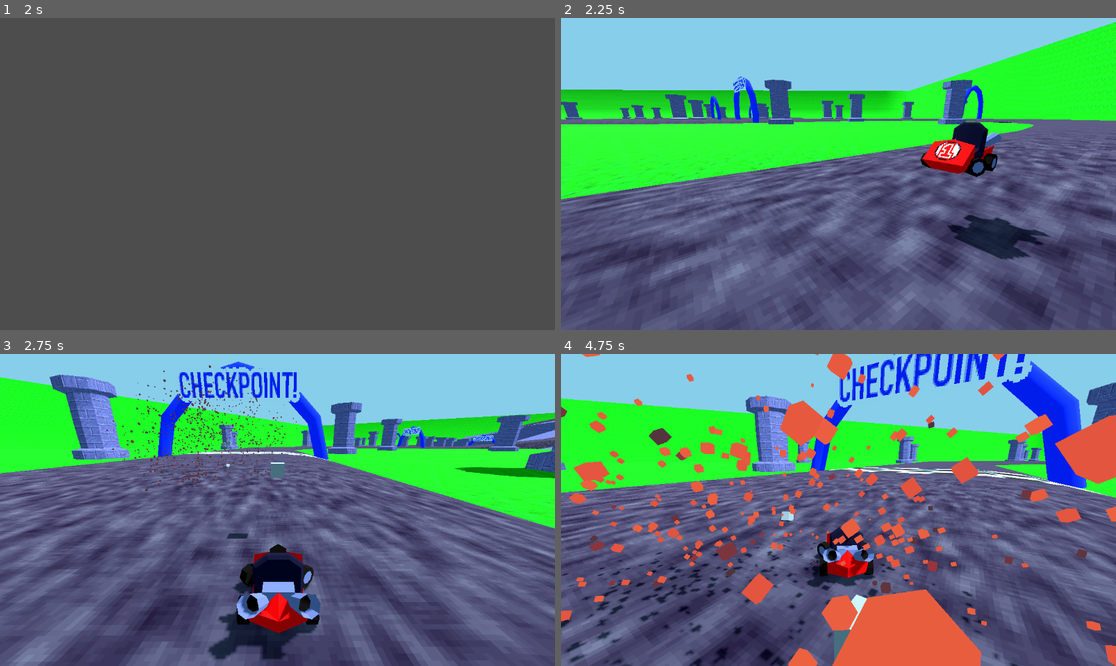
Above: before the commit, frames 1-4 (two rows, left to right).
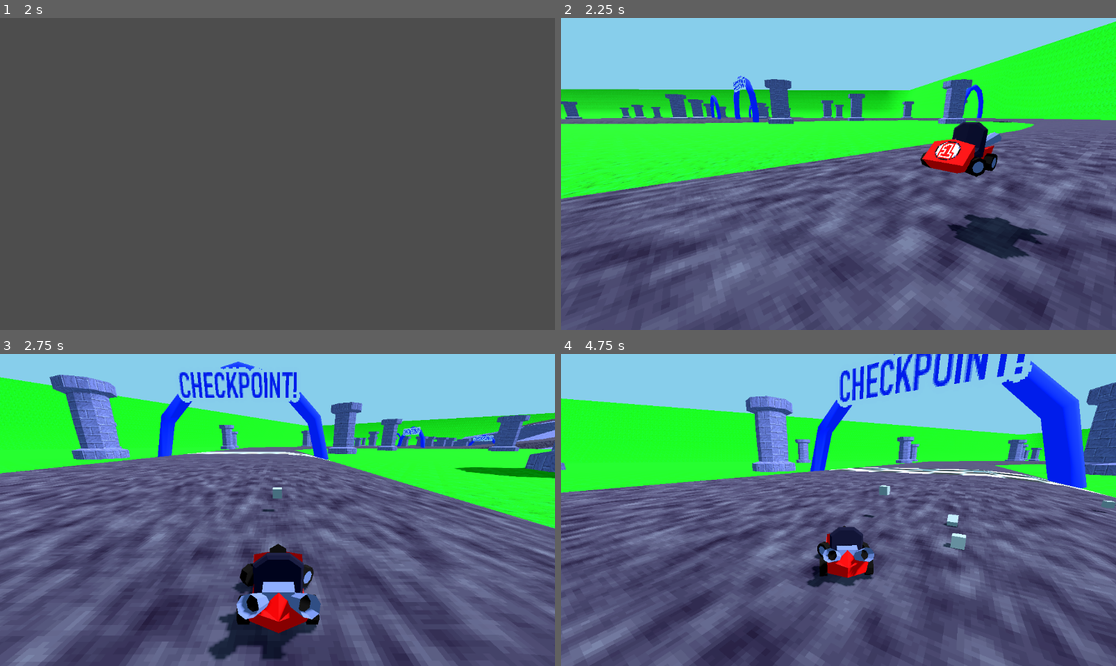
Above: after the commit, the same moments.

Repository: StubblyCamera52/yargkart
Game: Godot game, scene res://test.tscn
The game is run twice, just before and just after one commit, with the same random seed, the same clock (stepped at 60 frames per second) and the same inputs.
Inputs:
- Up to frame 1 (2 s): tap Enter at 0.5 s; hold D (Steer_Right) 0.53-1.28 s; tap K (Action) at 0.6, 1.35 s; tap Space at 1.25 s; hold S (Brake) from 1.28 s (still down)
- Up to frame 2 (2.25 s): tap Enter at 2 s; release S (Brake) at 2.03 s; hold D (Steer_Right) from 2.03 s (still down); tap O (Join) at 2.1 s
- Up to frame 3 (2.75 s): keep holding D (Steer_Right); tap K (Action) at 2.3 s
- Up to frame 4 (4.75 s): release D (Steer_Right) at 2.78 s; hold W (Accelerate) 2.78-3.53 s; tap F (Parry) at 2.85 s; tap K (Action) at 3.05, 3.6, 4.35 s; hold A (Steer_Left) from 3.53 s (still down)

Frame 1 is identical in both runs. In frame 2, 2.0% of the frame differs, in the area x 0-100%, y 1-98%; in frame 3, 1.3%; in frame 4, 17%, in the area x 0-100%, y 0-100%.

Commit message:
fix cube

Diff:
--- a/car.gd
+++ b/car.gd
@@ -115,7 +115,7 @@
 
 	#items
 	if input.is_action_just_pressed(&"Action"):
-		item_manager.use_item(&"any", player, Vector3(cos(rotation.y)*10, 5, -sin(rotation.y)*10), position)
+		item_manager.use_item(&"Bomb", player, Vector3(cos(rotation.y)*20, 5, -sin(rotation.y)*20)+velocity, position)
 
 	if input.is_action_just_pressed(&"Parry") and parry_allowed:
 		$ParryCooldown.start()
--- a/test.tscn
+++ b/test.tscn
@@ -80,7 +80,6 @@
 
 [node name="TestUseItemTimer" type="Timer" parent="EffectsManager"]
 wait_time = 0.5
-autostart = true
 
 [node name="yargtrack main" parent="." instance=ExtResource("7_ehkex")]
 transform = Transform3D(-15, 0, -1.31134e-06, 0, 15, 0, 1.31134e-06, 0, -15, 227.657, -2.58055, 140.601)
